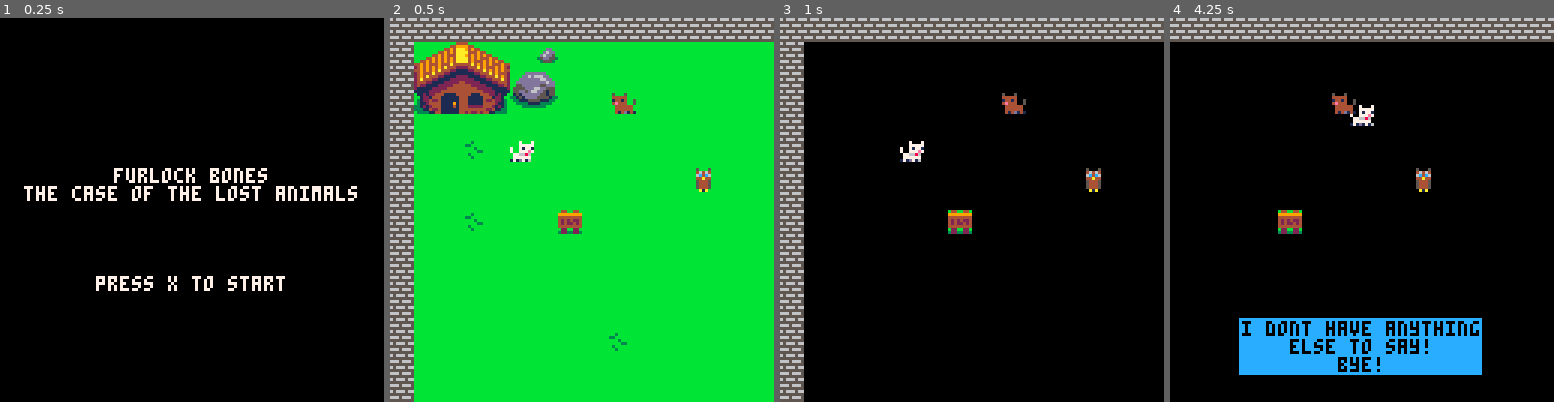
Above: before the commit, frames 1-4 (left to right).
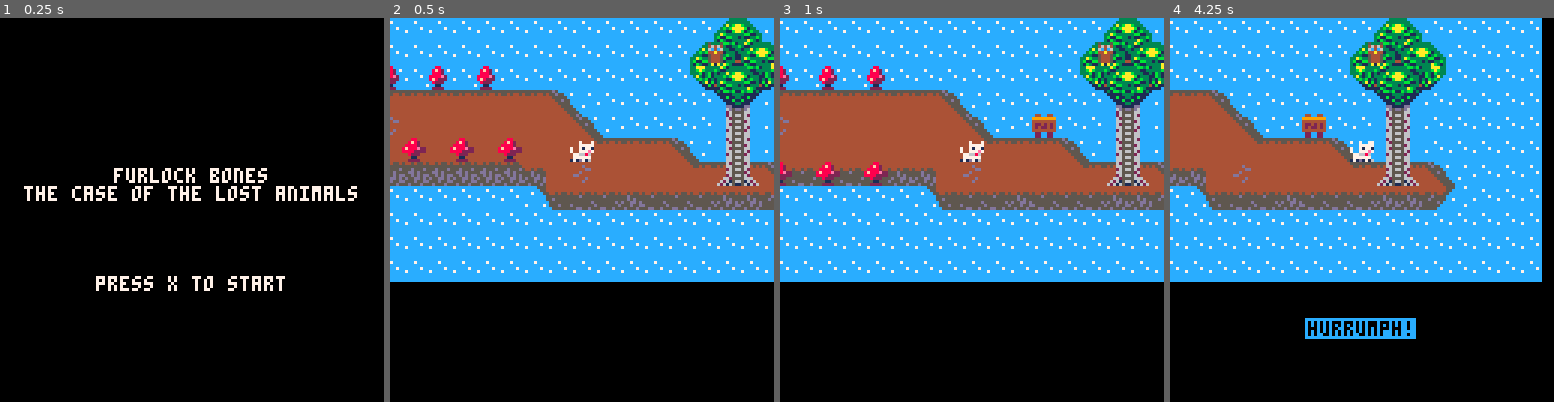
Above: after the commit, the same moments.

Repository: Mackeriah/FurlockBones-game
Game: PICO-8 cartridge furlock bones.p8
Same seed, same stepped clock (60 frames per second), same inputs: the game is played once before the commit and once after it.
Inputs:
- Up to frame 1 (0.25 s): no input
- Up to frame 2 (0.5 s): tap X (X key) at 0.33 s
- Up to frame 3 (1 s): tap O (Z key) at 0.7 s
- Up to frame 4 (4.25 s): tap X (X key) at 1.07, 1.85, 2.97, 4.08 s; hold Right 1.6-2.1 s; tap O (Z key) every 0.4 s from 1.7 to 4.1 s; hold Up 2.15-2.42 s; hold Right 2.47-3.03 s; hold Left 3.08-3.58 s; hold Down 3.63-3.97 s; hold Right from 4.02 s (still down)

Frame 1 is identical in both runs. In frame 2, 99% of the frame differs, in the area x 0-100%, y 0-100%; in frame 3, 70%; in frame 4, 74%.

Commit message:
character name displayed for conversations

Diff:
--- a/furlock bones.p8
+++ b/furlock bones.p8
@@ -88,7 +88,7 @@
 	end
 	-- if (debug_mode == true) then
 	--print("player x: "..player.x,player.x,player.y-10,8)
-	--print("char: "..text.character) --,player.x,player.y-10,8)
+	--print("char: "..text.character,player.x,player.y-10,8)
 	--print("convo: "..conversation_state)
 
 	characters = {} -- create empty object/array to store all characters
@@ -150,7 +150,7 @@
 --player functions
 function create_player()
 	player={}  --create empty table -- this means we're creating the player as an object!
-	player.x = 40 -- map location x8 for exact pixel location
+	player.x = 432 -- (40 by house) map location x8 for exact pixel location
 	player.y = 40
 	player.direction = 1
 	player.velocity_x = 0
@@ -274,8 +274,8 @@
 
 function create_owl()
 	owl={}
-	owl.x = 100
-	owl.y = 50
+	owl.x = 476
+	owl.y = 8
 	owl.sprite = 6
 end
 
@@ -418,7 +418,7 @@
 end
 
 function owl_collision(playerx,playery,charx,chary)
-	if charx +10 > playerx and charx < playerx +10 and chary +10 > playery and chary < playery +10 then
+	if charx +10 > playerx and charx < playerx +18 and chary +56 > playery and chary < playery +10 then
   		if conversation_state == "none" then
 			conversation_state = "start"
 			text.character = "owl"
@@ -456,10 +456,11 @@
 	-- start == player can choose to start conversation
 	-- level1 == player now in a conversation
 	if conversation_state == "start" then
-		new_conversation({"press x to talk"})
+		new_conversation({text.character,"press x to talk"})
 		if (btnp(❎)) then
 			conversation_state = "level1"
 		end
+	-- BRIAN
 	elseif conversation_state == "level1" and text.character == "brian" then
 		new_conversation({"ruff! morning furlock!"})
 		if (btnp(❎)) then
@@ -471,6 +472,7 @@
 			conversation_state = "none"
 		end
 
+	-- OWL
 	elseif conversation_state == "level1" and text.character == "owl" then
 		new_conversation({"hmm, what now furlock?"})
 		if (btnp(❎)) then
@@ -482,8 +484,9 @@
 			conversation_state = "none"
 		end
 
+	-- SIGNS
 	elseif conversation_state == "sign" and player.x < 290 then
-		new_conversation({"press x to read sign"})
+		new_conversation({text.character, "press x to read"})
 		if (btnp(❎)) then
 			conversation_state = "sign2"
 		end
@@ -491,7 +494,7 @@
 		new_conversation({"it says 'owls house this way' "})
 
 	elseif conversation_state == "sign" then
-		new_conversation({"press x to read sign"})
+		new_conversation({text.character, "press x to read"})
 		if (btnp(❎)) then
 			conversation_state = "sign3"
 		end
